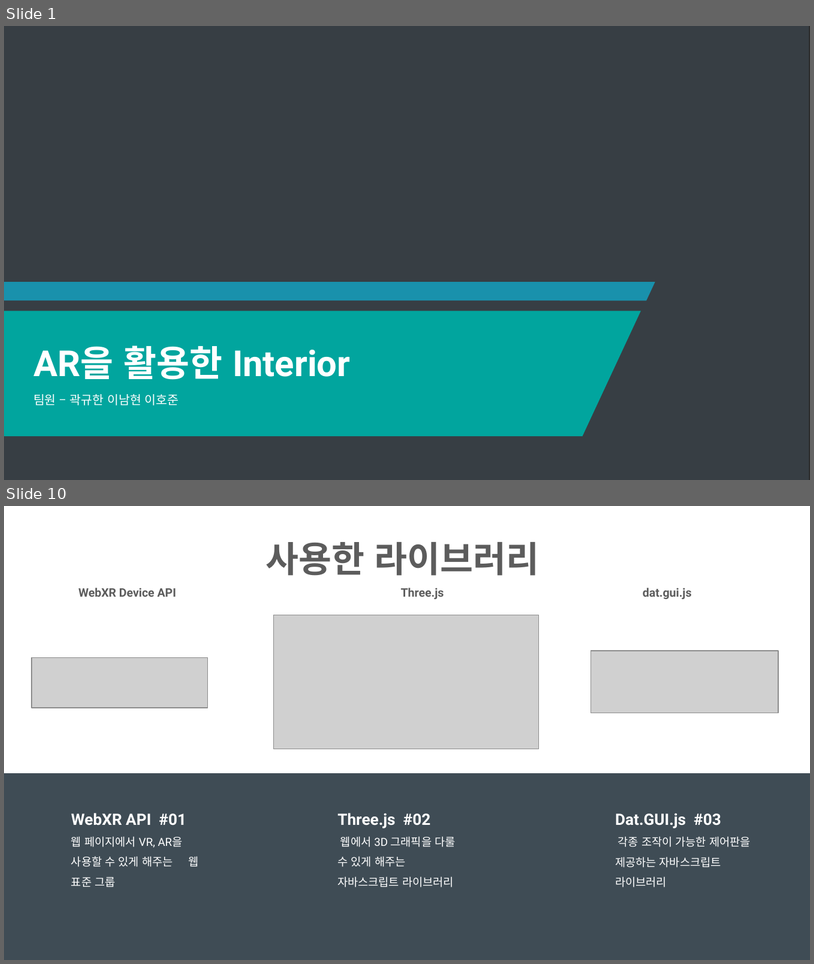
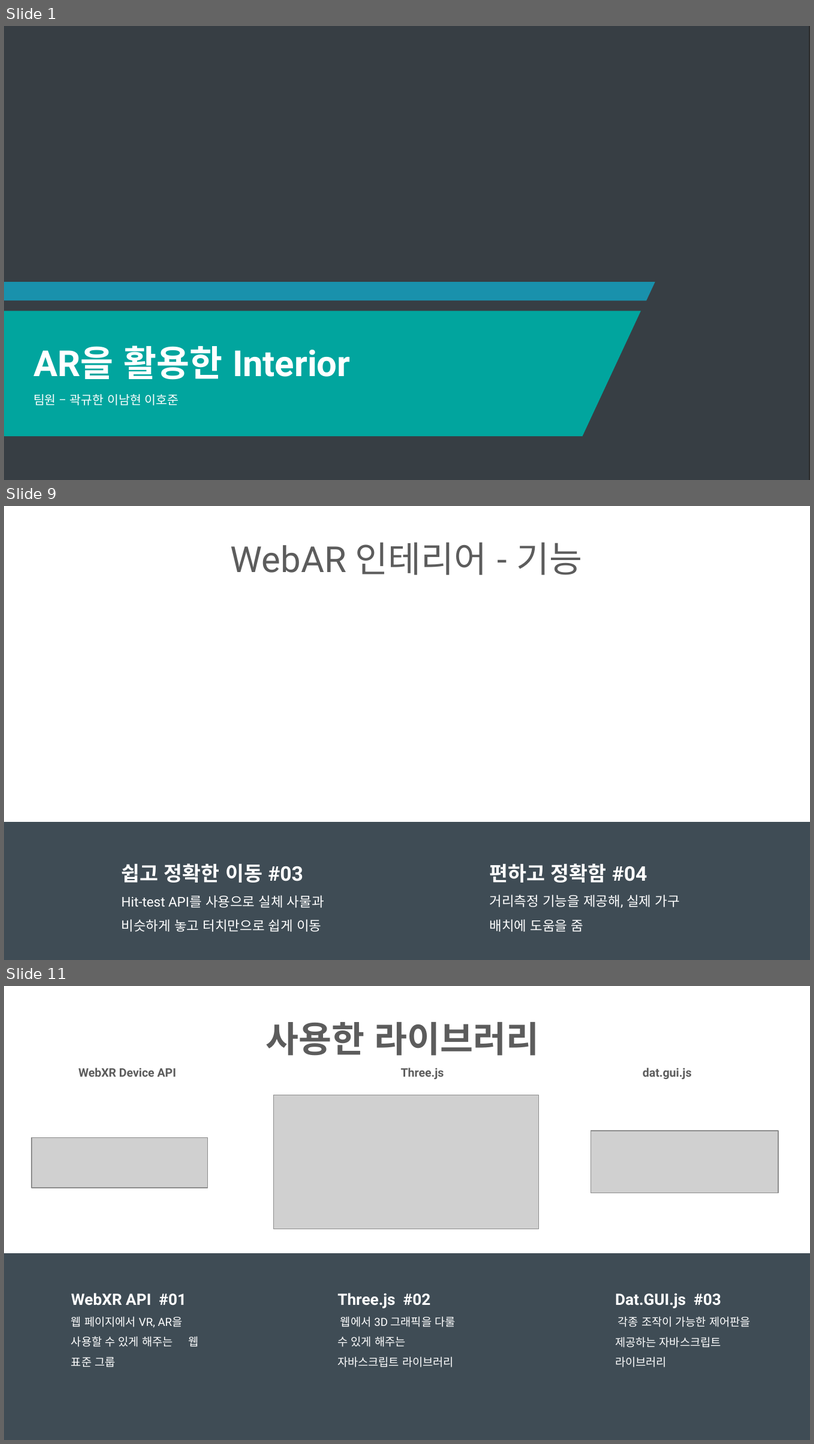
Before and after one commit to ptyoiy/ARwork, a slide deck: 호남-발표자료.pptx. Shown one above the other, each under a label of ours: slides 1 and 10 before the commit, slides 1, 9 and 11 after it; the slides between them are not shown. The pictures are 814x964 and 814x1444 pixels, drawn with LibreOffice and Linux fonts; fonts in the diff are those of the drawing; grey boxes stand for pictures; background and template pictures are left out; a plain dark background stands for a picture behind light text. Boxes give left, top, right and bottom in pixels: in the first picture for what was removed or moved away, otherwise in the second. Text is boxed around its words. In the diff, an @@ line names an element or a change of style, - is before the commit and + after.

```diff
--- a/호남-발표자료.pptx
+++ b/호남-발표자료.pptx
@@ slide 9 added at <box>4,506,810,960</box>, background #FFFFFF @@
@@ title added at <box>231,542,582,575</box>, 32 pt, text #5C5C5C @@
+WebAR 인테리어 - 기능
@@ rectangle added at <box>4,822,810,959</box>, fill #3F4C55 @@
@@ text added at <box>122,863,324,931</box>, 12 pt, text #FFFFFF @@
+쉽고 정확한 이동 #03
+Hit-test API를 사용으로 실체 사물과 비슷하게 놓고 터치만으로 쉽게 이동
@@ text added at <box>490,863,680,931</box>, 12 pt, text #FFFFFF @@
+편하고 정확함 #04
+거리측정 기능을 제공해, 실제 가구 배치에 도움을 줌
@@ line added from (4, 928) to (810, 928), #D9D9D9 0.75 pt dashed @@
@@ what was slide 10 is now slide 11 @@
```
Also in this commit, not shown: 12 slides changed, 2 other slides added, 1 slide removed, 1 other file.
